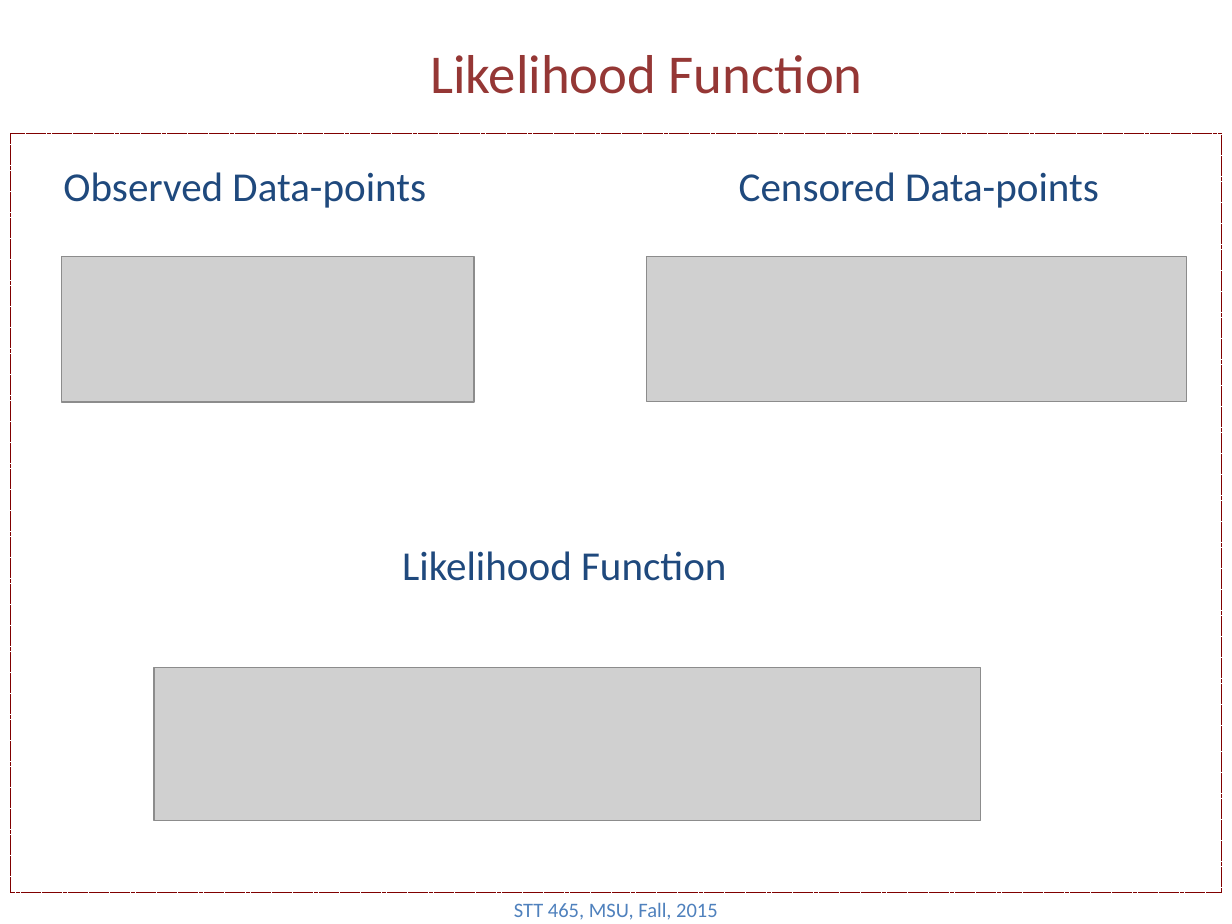
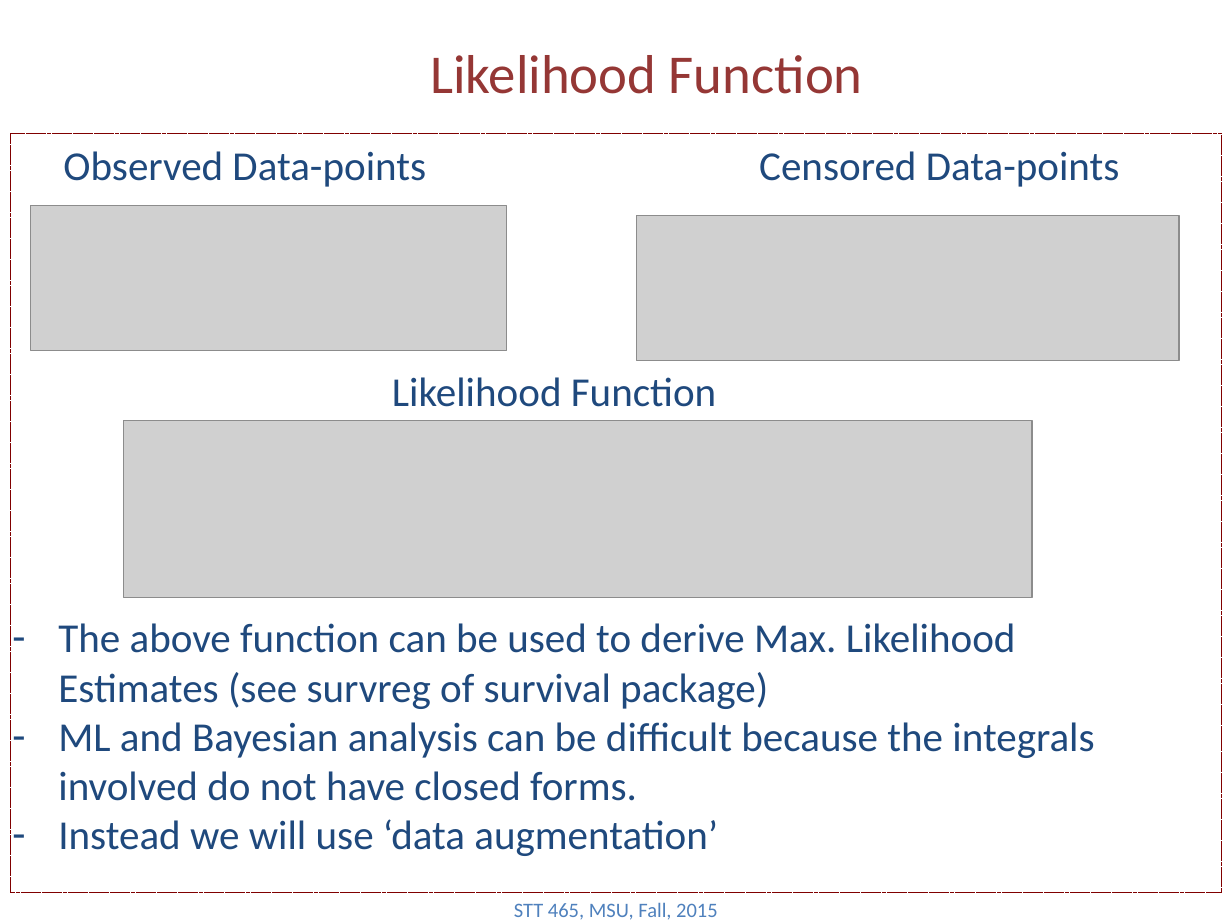
Before and after one commit to Boukos/STT465, a slide deck: slide 5 of STT465_14.pptx (slide 8 before the commit). Drawn at 1232x924 pixels with LibreOffice and Linux fonts; fonts in the diff are those of the drawing; grey boxes stand for pictures. Boxes give left, top, right and bottom in pixels: in the first picture for what was removed or moved away, otherwise in the second. Text is boxed around its words. In the diff, an @@ line names an element or a change of style, - is before the commit and + after.

```diff
--- a/STT465_14.pptx
+++ b/STT465_14.pptx
@@ text "Observed Data-points": place and size @@
-text "Observed Data-points" at [63,172,426,208]
+text "Observed Data-points" at [63,151,426,187]
@@ text "Censored Data-points": place and size @@
-text "Censored Data-points" at [739,172,1099,208]
+text "Censored Data-points" at [759,151,1120,187]
@@ picture: place and size @@
-picture at [62,256,474,402]
+picture at [31,206,506,351]
@@ picture: place and size @@
-picture at [647,256,1186,402]
+picture at [637,216,1179,361]
@@ text "Likelihood Function": place and size @@
-text "Likelihood Function" at [402,551,726,581]
+text "Likelihood Function" at [392,377,716,407]
@@ picture added at [123,421,1032,598] @@
@@ text added at [58,623,1094,856], 24 pt, text #1F497D @@
+– The above function can be used to derive Max. Likelihood Estimates (see survreg of survival package)
+– ML and Bayesian analysis can be difficult because the integrals involved do not have closed forms.
+– Instead we will use ‘data augmentation’
@@ picture removed at [154,668,981,822] @@
```
Also in this commit, not shown: 7 other slides changed, 4 slides added, 3 slides removed, 3 other files.
